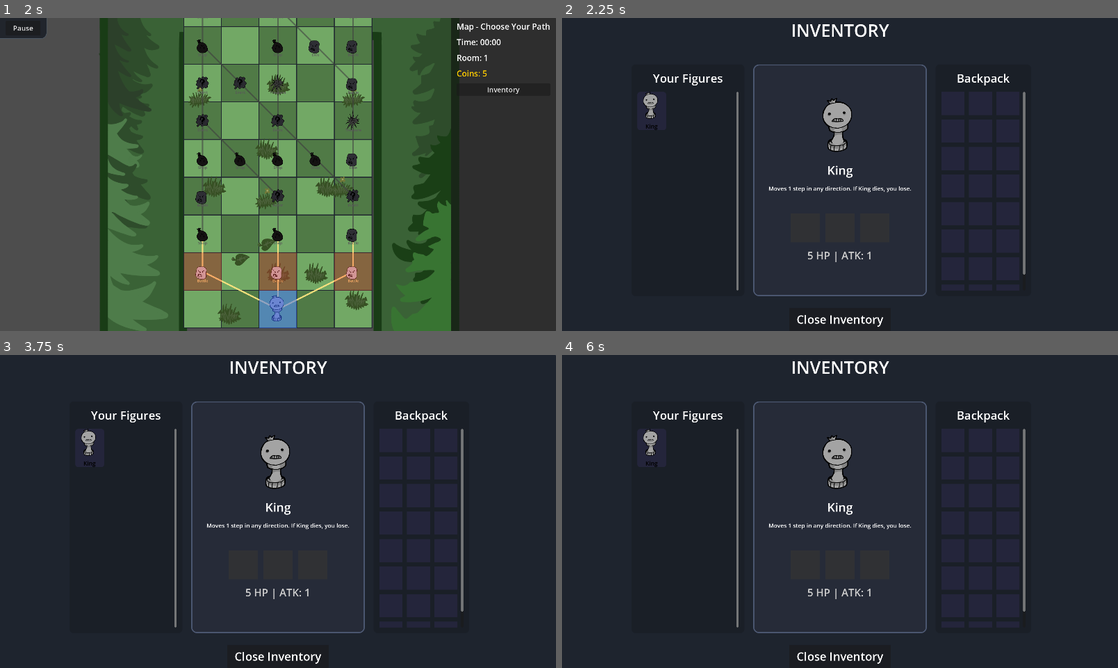
Above: before the commit, frames 1-4 (two rows, left to right).
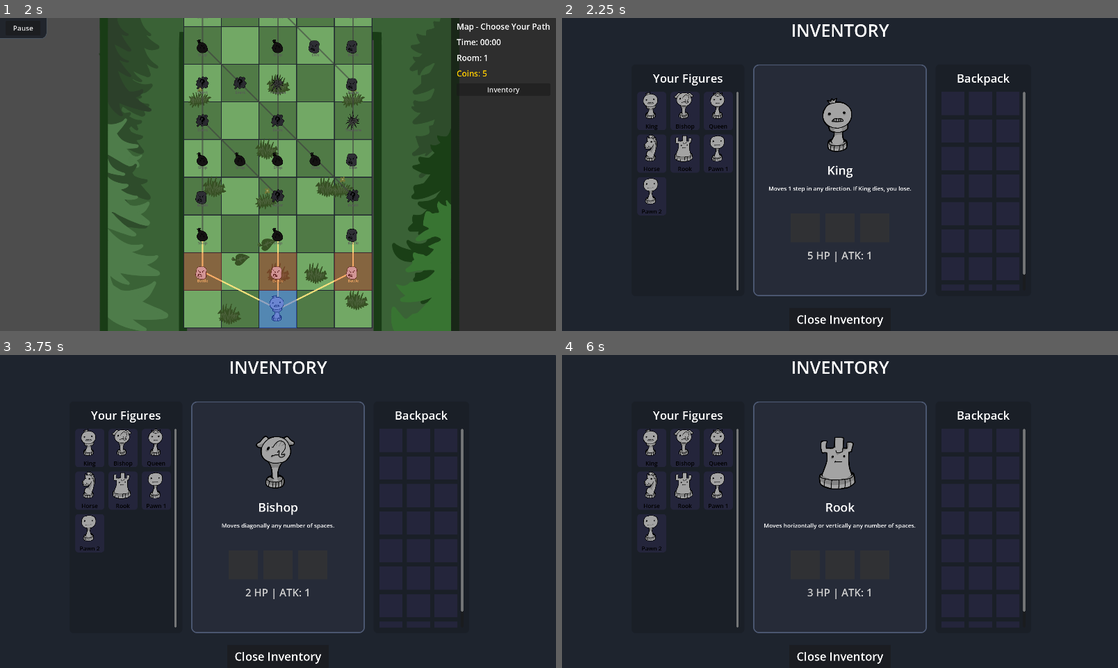
Above: after the commit, the same moments.

Repository: VAXVORTEX/Chessodd
Game: Godot game, scene res://Main.tscn
Same seed, same stepped clock (60 frames per second), same inputs: the game is played once before the commit and once after it.
Inputs (mouse positions are in pixels of both pictures, inside the frame that each line leads up to):
- Up to frame 1 (2 s): click "Play" at 0.5 s; click "Slot 1 - Empty" at 1.25 s
- Up to frame 2 (2.25 s): click "Inventory" at 2 s
- Up to frame 3 (3.75 s): click (88, 442) at 2.77 s; click (122, 442) at 3.52 s
- Up to frame 4 (6 s): click (717, 442) at 4.27 s; click (650, 486) at 5.02 s; click (684, 486) at 5.77 s

Frame 1 is identical in both runs. In frame 2, 0.9% of the frame differs, in the area x 14-30%, y 23-63%; in frame 3, 1.6%; in frame 4, 1.8%, in the area x 14-64%, y 23-78%.

Commit message:
feat: starting loadout, enemy spawning odds, elite enemy spawn

Diff:
--- a/Main.gd
+++ b/Main.gd
@@ -418,6 +418,12 @@
 	map_manager.generate_map()
 	update_ui()
 	EnemySpawner.spawn_piece(self, 2, ROWS - 1, true, PieceType.KING)
+	EnemySpawner.spawn_piece(self, 0, ROWS - 1, true, PieceType.BISHOP)
+	EnemySpawner.spawn_piece(self, 1, ROWS - 1, true, PieceType.QUEEN)
+	EnemySpawner.spawn_piece(self, 3, ROWS - 1, true, PieceType.KNIGHT)
+	EnemySpawner.spawn_piece(self, 4, ROWS - 1, true, PieceType.ROOK)
+	EnemySpawner.spawn_piece(self, 1, ROWS - 2, true, PieceType.PAWN)
+	EnemySpawner.spawn_piece(self, 3, ROWS - 2, true, PieceType.PAWN)
 
 	start_map_mode()
 	save_game_state()
@@ -456,14 +462,25 @@
 
 	var p_data = data.get("player_pawns", [])
 	if level == 1 and act == 1 and turn_count == 1:
-		p_data = [] # Ignore corrupted saves for new runs
-		#EnemySpawner.spawn_piece(self, 0, ROWS - 1, true, PieceType.KNIGHT)
-		#EnemySpawner.spawn_piece(self, 1, ROWS - 1, true, PieceType.BISHOP)
+		p_data = []
 		EnemySpawner.spawn_piece(self, 2, ROWS - 1, true, PieceType.KING)
-		#EnemySpawner.spawn_piece(self, 3, ROWS - 1, true, PieceType.QUEEN)
-		#EnemySpawner.spawn_piece(self, 4, ROWS - 1, true, PieceType.ROOK)
-		#for i in range(COLS):
-		#	EnemySpawner.spawn_piece(self, i, ROWS - 2, true, PieceType.PAWN)
+
+		var empty_player_spots = []
+		for x in range(COLS):
+			for y in range(ROWS - 3, ROWS):
+				if not board.has(Vector2(x, y)):
+					empty_player_spots.append(Vector2(x, y))
+		empty_player_spots.shuffle()
+
+		var starters = [
+			PieceType.PAWN, PieceType.PAWN,
+			PieceType.BISHOP, PieceType.QUEEN,
+			PieceType.KNIGHT, PieceType.ROOK
+		]
+		for st in starters:
+			if empty_player_spots.size() > 0:
+				var spot = empty_player_spots.pop_back()
+				EnemySpawner.spawn_piece(self, spot.x, spot.y, true, st)
 
 	for p in p_data:
 		var pos = Vector2(p.x, p.y)
@@ -2224,6 +2241,10 @@
 	elif node_info.type == map_manager.NodeType.ELITE:
 		num_bots = min(num_bots + 1, 9)
 		num_rocks = 3
+		if obstacle_spots.size() > 0:
+			var spot = obstacle_spots.pop_back()
+			var elite_type = PieceType.BEAR if randf() < 0.5 else PieceType.FUNGUS
+			EnemySpawner.spawn_piece(self, spot.x, spot.y, false, elite_type)
 
 	for i in range(num_rocks):
 		if obstacle_spots.size() > 0:
@@ -2247,15 +2268,29 @@
 				empty_bot_spots.append(Vector2(x, y))
 	empty_bot_spots.shuffle()
 
-	for i in range(num_bots):
-		if i >= empty_bot_spots.size(): break
-		var spot = empty_bot_spots[i]
-		var btype = PieceType.PAWN
-		if node_info.floor > 1 and randf() < 0.2: btype = PieceType.KNIGHT
-		if node_info.floor > 2 and randf() < 0.2: btype = PieceType.BISHOP
-		if node_info.floor > 3 and randf() < 0.15: btype = PieceType.ROOK
-		if node_info.floor > 4 and randf() < 0.1: btype = PieceType.QUEEN
-		EnemySpawner.spawn_piece(self, spot.x, spot.y, false, btype)
+	# Change to while loop since we pop from empty_bot_spots
+	var spawned_bots = 0
+	while spawned_bots < num_bots and empty_bot_spots.size() > 0:
+		var spot = empty_bot_spots.pop_back()
+
+		if randf() < 0.7:
+			var unique_choices = [PieceType.TICK, PieceType.FIGURECATCHER, PieceType.WOLF, PieceType.SPORE]
+			var utype = unique_choices[randi() % unique_choices.size()]
+			EnemySpawner.spawn_piece(self, spot.x, spot.y, false, utype)
+			spawned_bots += 1
+
+			if utype == PieceType.SPORE and empty_bot_spots.size() > 0:
+				var spot2 = empty_bot_spots.pop_back()
+				EnemySpawner.spawn_piece(self, spot2.x, spot2.y, false, PieceType.SPORE)
+				spawned_bots += 1
+		else:
+			var btype = PieceType.PAWN
+			if node_info.floor > 1 and randf() < 0.3: btype = PieceType.KNIGHT
+			if node_info.floor > 2 and randf() < 0.2: btype = PieceType.BISHOP
+			if node_info.floor > 3 and randf() < 0.15: btype = PieceType.ROOK
+			if node_info.floor > 4 and randf() < 0.1: btype = PieceType.QUEEN
+			EnemySpawner.spawn_piece(self, spot.x, spot.y, false, btype)
+			spawned_bots += 1
 
 	update_graveyard_ui()
 	save_game_state()
Not shown, added: images/bear.png.import
Not shown, added: images/figurecatcher.png.import
Not shown, added: images/forest_bg.png.import
Not shown, added: images/forest_shop_bg.png.import
Not shown, added: images/fungus.png.import
Not shown, added: images/spore.png.import
Not shown, added: images/tick.png.import
Not shown, added: images/wolf.png.import
